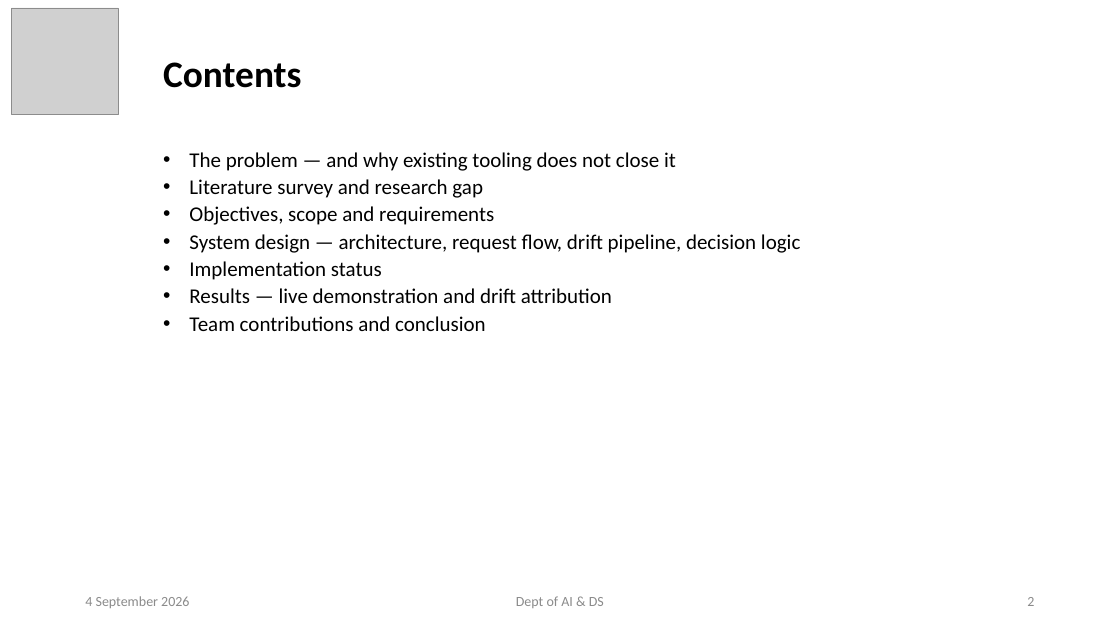
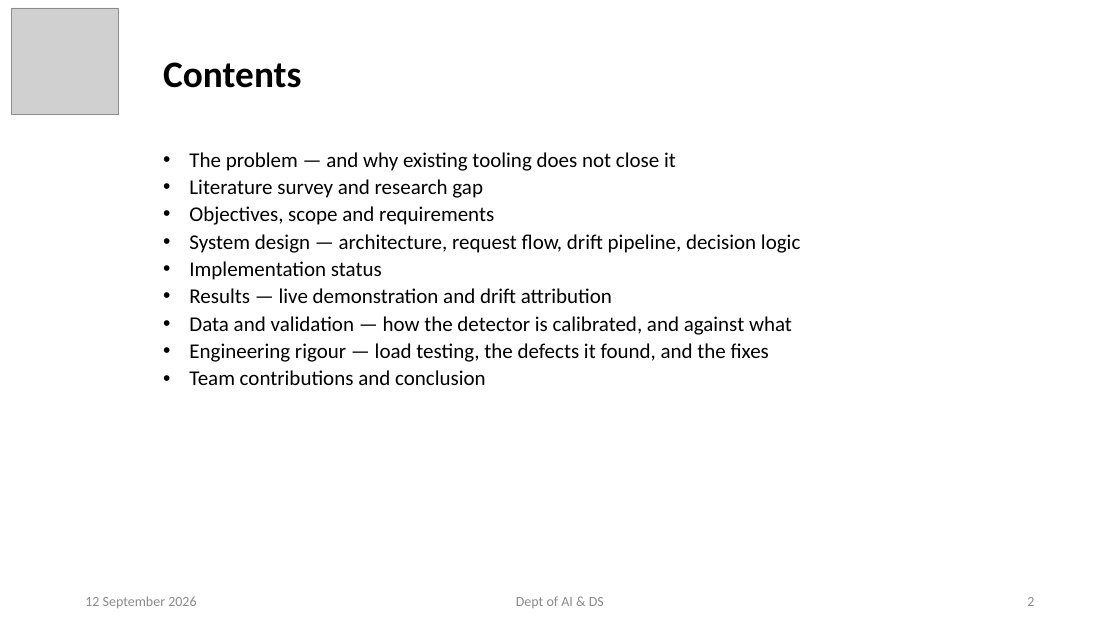
Before and after one commit to ayushpandey0201/custos, a slide deck: slide 2 of docs/presentations/Custos_Phase2_Review1.pptx. Drawn at 1120x630 pixels with LibreOffice and Linux fonts; fonts in the diff are those of the drawing; grey boxes stand for pictures. Boxes give left, top, right and bottom in pixels: in the first picture for what was removed or moved away, otherwise in the second. Text is boxed around its words. In the diff, an @@ line names an element or a change of style, - is before the commit and + after.

```diff
--- a/docs/presentations/Custos_Phase2_Review1.pptx
+++ b/docs/presentations/Custos_Phase2_Review1.pptx
@@ subtitle at [189, 316, 792, 362]: paragraphs added @@
+• Data and validation — how the detector is calibrated, and against what
+• Engineering rigour — load testing, the defects it found, and the fixes
@@ text at [85, 596, 196, 608]: text changed @@
-4 September 2026
+12 September 2026
```
Also in this commit, not shown: 15 other slides changed, 6 slides added, 18 other files.
